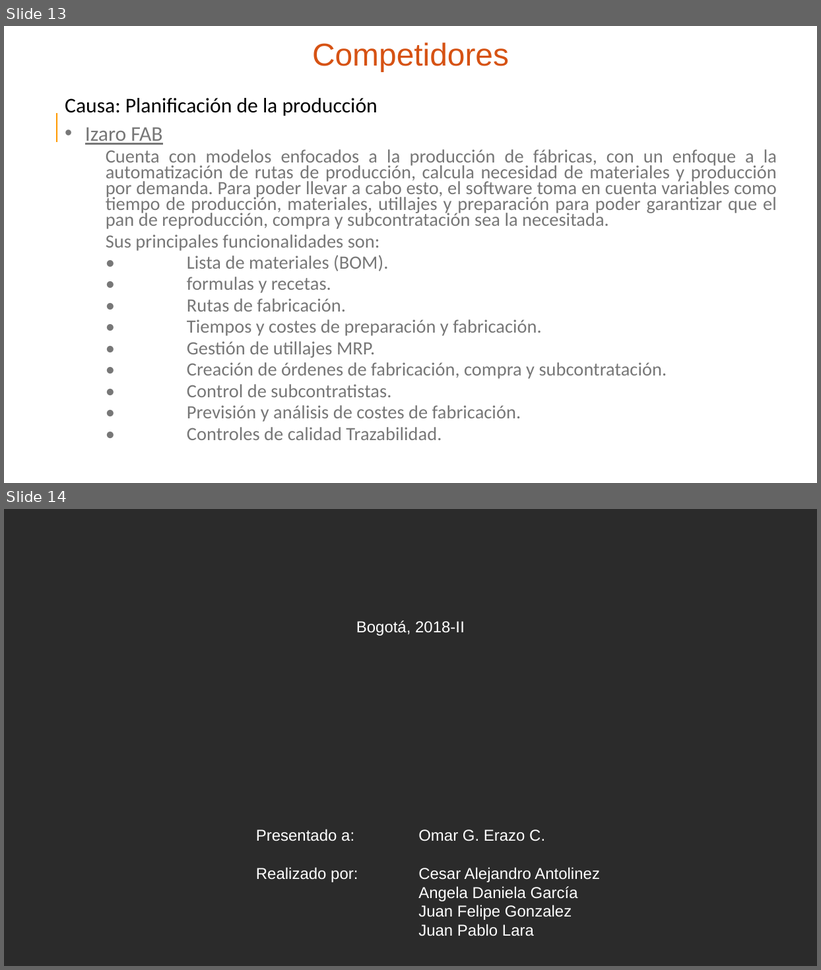
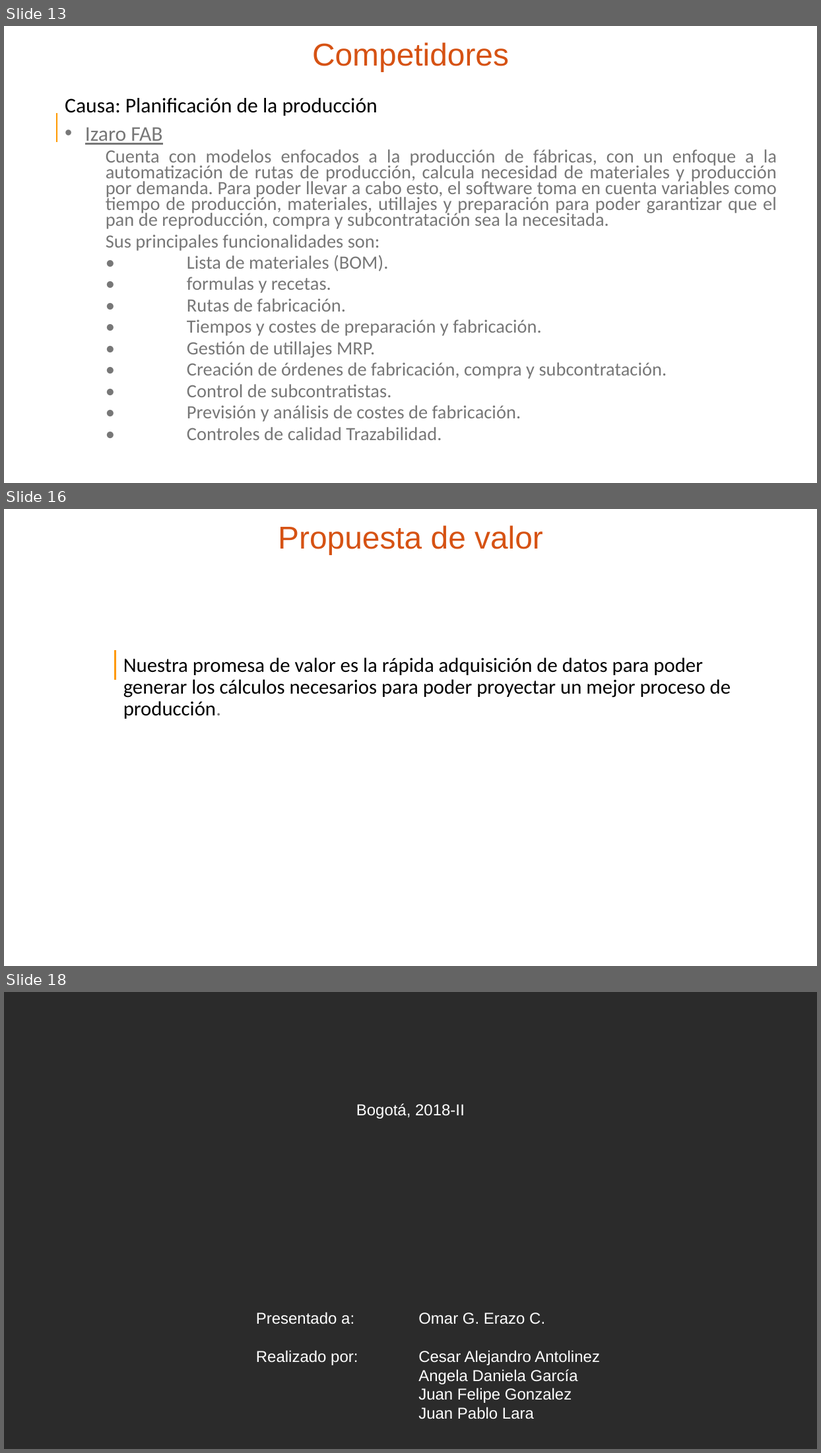
Before and after one commit to FelipeG23/Diseno_de_Procesos, a slide deck: Documentos/ActividadesEnClase/ComplementoPrimeraActividad/ComplementoActividadClase.pptx. Shown one above the other, each under a label of ours: slides 13 and 14 before the commit, slides 13, 16 and 18 after it; the slides between them are not shown. The pictures are 821x970 and 821x1453 pixels, drawn with LibreOffice and Linux fonts; fonts in the diff are those of the drawing; background and template pictures are left out; a plain dark background stands for a picture behind light text. Boxes give left, top, right and bottom in pixels: in the first picture for what was removed or moved away, otherwise in the second. Text is boxed around its words. In the diff, an @@ line names an element or a change of style, - is before the commit and + after.

```diff
--- a/Documentos/ActividadesEnClase/ComplementoPrimeraActividad/ComplementoActividadClase.pptx
+++ b/Documentos/ActividadesEnClase/ComplementoPrimeraActividad/ComplementoActividadClase.pptx
@@ slide 16 added at (4, 509, 817, 966), background picture (left out) @@
@@ title added at (278, 525, 543, 555), 28 pt, text #D65213 @@
+Propuesta de valor
@@ line added from (116, 650) to (116, 680), #FF9900 1.5 pt @@
@@ text added at (123, 657, 731, 719), 18 pt, text #000000 @@
+Nuestra promesa de valor es la rápida adquisición de datos para poder generar los cálculos necesarios para poder proyectar un mejor proceso de producción.
@@ what was slide 14 is now slide 18 @@
```
Also in this commit, not shown: 3 other slides added.
